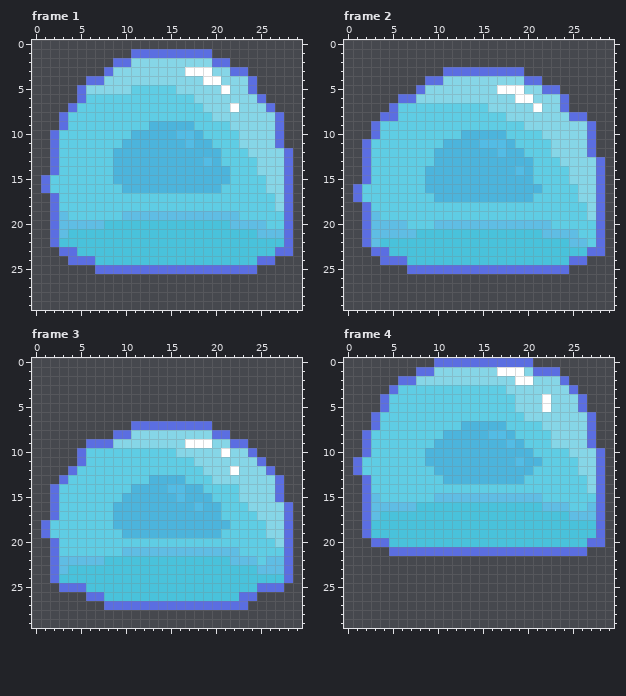
Pixel-art file -- slime.aseprite. Above is the file before it was changed.
30x30 pixels, 5 frames. Colours within 5 levels of each other are drawn and written as one. Shown: frame 1, frame 2, frame 3, frame 4. The commit also changed other frames, which this record leaves out.
The same view after the edit:
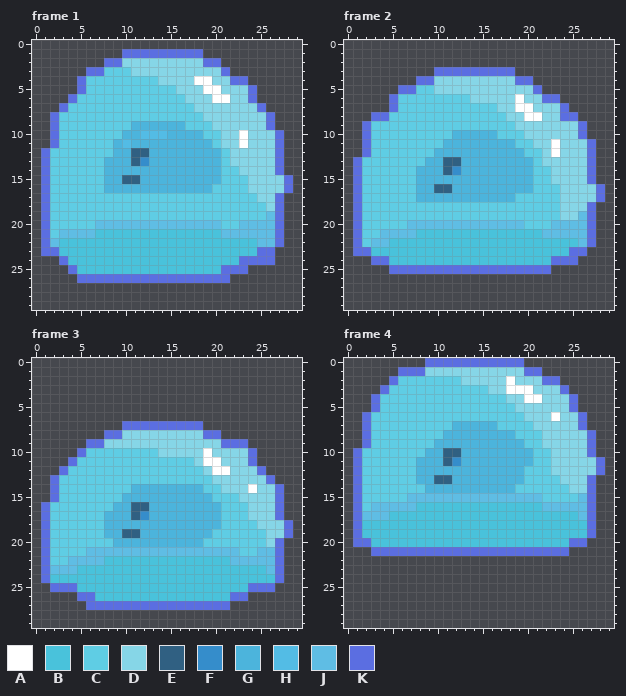
Palette (. is transparent): A #ffffff  B #49c2db  C #5fcde4  D #86d6e7  E #306082  F #358dcb  G #4cb4dc  H #53bce5  J #5fbde4  K #5b6ee1
Change:
layer "Up" now hidden
layer "left" added
Frame 1:
y 1: x 10 . -> K; x 19 K -> .
y 2: x 8 . -> K; x 10 K -> D; x 19 D -> K; x 21 K -> .
y 3: x 6..10 ..KDD -> KKCCC; x 17..19 AAA -> DDD; x 21..23 DKK -> K..
y 4: x 5..13 .KKDDDDDD -> KCCCCCCCC; x 18 D -> A; x 20 A -> D; x 22..24 DDK -> KK.
y 5: x 6..10 DDDDD -> CCCCC; x 19..21 DDA -> AAD
y 6: x 4..5 .K -> KC; x 17 C -> D; x 20..21 DD -> AA; x 24..25 DK -> K.
y 7: x 3..4 .K -> KC; x 18 C -> D; x 22 A -> D; x 25..26 DK -> K.
y 8: x 2..3 .K -> KC; x 19 C -> D; x 26..27 DK -> K.
y 9: x 2..3 .K -> KC; x 11..12 CC -> GG; x 17 G -> C; x 20..21 CC -> DD; x 26..27 DK -> K.
y 10: x 10 C -> G; x 12..14 GGG -> HHH; x 16..17 HH -> GG; x 21..23 CCD -> DDA
y 11: x 9..10 CG -> GH; x 17 H -> G; x 21..23 CCD -> DDA
y 12: x 1..2 .K -> KC; x 11..12 GG -> EE; x 22..23 CC -> DD; x 27..28 DK -> K.
y 13: x 1..2 .K -> KC; x 8 C -> G; x 11..12 GG -> EF; x 19 H -> G; x 22..24 CCC -> DDD; x 27..28 DK -> K.
y 14: x 1..2 .K -> KC; x 8 C -> G; x 21 G -> C; x 23..24 CC -> DD; x 27..28 DK -> K.
y 15: x 8 C -> G; x 10..11 GG -> EE; x 21 G -> C; x 24..25 CC -> DD
y 16: x 8..9 CC -> GG; x 20 G -> C; x 24..25 CC -> DD
y 17: x 1..2 .K -> KC; x 25..28 CCDK -> DDK.
y 18: x 1..2 .K -> KC; x 26..28 CDK -> DK.
y 19: x 1..3 .KJ -> KCC; x 10..22 JJJJJJJJJJJJJ -> CCCCCCCCCCCCC; x 26..28 CCK -> JK.
y 20: x 1..6 .KJJJJ -> KCCCCC; x 8..22 BBBBBBBBBBBBBBJ -> JJJJJJJJJJJJJCC; x 26..28 CCK -> JK.
y 21: x 1..2 .K -> KC; x 4..6 BBB -> JJJ; x 21..24 BBBB -> JJJJ; x 27..28 JK -> K.
y 22: x 1..2 .K -> KJ; x 25..28 BBBK -> JJK.
y 23: x 1..4 ..KK -> KKBB; x 25..28 BBKK -> KK..
y 24: x 3..6 .KKK -> KBBB; x 23..24 BB -> KK
y 25: x 4..20 ...KKKKKKKKKKKKKK -> KBBBBBBBBBBBBBBBB; x 24 K -> .
y 26: x 5..21 ................. -> KKKKKKKKKKKKKKKKK
Frame 2:
y 3: x 10 . -> K; x 19 K -> .
y 4: x 8 . -> K; x 10 K -> D; x 19 D -> K; x 21 K -> .
y 5: x 6..9 ..KD -> KKCC; x 17..19 AAA -> DDD; x 21..23 DKK -> K..
y 6: x 5..13 .KKDDDDDD -> KCCCCCCCC; x 20 A -> D; x 22..24 DDK -> KK.
y 7: x 16 D -> C; x 19..21 DDA -> AAD
y 8: x 3 . -> K; x 5 K -> C; x 20..21 DD -> AA; x 24 D -> K; x 26 K -> .
y 9: x 2..3 .K -> KC; x 19 C -> D; x 26..27 DK -> K.
y 10: x 2..3 .K -> KC; x 12 C -> G; x 17 G -> C; x 20..21 CC -> DD; x 26..27 DK -> K.
y 11: x 15..17 HHH -> GGG; x 21..23 CCD -> DDA
y 12: x 17 H -> G; x 22..23 CD -> DA
y 13: x 1..2 .K -> KC; x 9 C -> G; x 11..12 GG -> EE; x 22..23 CC -> DD; x 27..28 DK -> K.
y 14: x 1..2 .K -> KC; x 8 C -> G; x 11..12 GG -> EF; x 19 H -> G; x 23..24 CC -> DD; x 27..28 DK -> K.
y 15: x 1..2 .K -> KC; x 8 C -> G; x 23..24 CC -> DD; x 27..28 DK -> K.
y 16: x 8 C -> G; x 10..11 GG -> EE; x 21 G -> C; x 24..25 CC -> DD
y 17: x 8..9 CC -> GG; x 19..20 GG -> CC; x 24..25 CC -> DD
y 18: x 1..2 .K -> KC; x 24..28 CCCDK -> DDDK.
y 19: x 1..3 .KJ -> KCC; x 24..28 CCCDK -> DDJK.
y 20: x 1..9 .KJJJJCCC -> KCCCCCJJJ; x 20..28 JJJCCCCCK -> CCCJJJJK.
y 21: x 1..3 .KJ -> KCC; x 26..28 CCK -> JK.
y 22: x 1..2 .K -> KC; x 4 B -> J; x 25 J -> B; x 27..28 CK -> K.
y 23: x 1..4 ..KK -> KKBB; x 25..28 BBKK -> KK..
y 24: x 3 . -> K; x 5..6 KK -> BB; x 23..24 BB -> KK; x 26 K -> .
y 25: x 5..6 .. -> KK; x 23..24 KK -> ..
Frame 3:
y 7: x 10 . -> K; x 19 K -> .
y 8: x 8 . -> K; x 10 K -> D; x 19 D -> K; x 21 K -> .
y 9: x 8 K -> D; x 17..19 AAA -> DDD; x 21 D -> K
y 10: x 14..15 CC -> DD; x 19 D -> A; x 21 A -> D
y 11: x 4..5 .K -> KC; x 19..20 DD -> AA; x 24..25 DK -> K.
y 12: x 3..4 .K -> KC; x 20..22 DDA -> AAD; x 25..26 DK -> K.
y 13: x 2..3 .K -> KC; x 13..16 GGGG -> CCCC; x 26..27 DK -> K.
y 14: x 15..16 HH -> GG; x 21..22 CC -> DD; x 24 D -> A
y 15: x 16 H -> G
y 16: x 1..2 .K -> KC; x 11..12 GG -> EE; x 18 H -> G; x 27..28 DK -> K.
y 17: x 1..2 .K -> KC; x 8 C -> G; x 11..12 GG -> EF; x 24 C -> D; x 27..28 DK -> K.
y 18: x 8 C -> G; x 21 G -> C; x 25 C -> D
y 19: x 8..11 CCGG -> GGEE; x 20 G -> C
y 20: x 1..2 .K -> KC; x 9..18 CCCCCCCCCC -> GGGGGGGGGG; x 26..28 CDK -> DK.
y 21: x 1..2 .K -> KC; x 6..9 CCCC -> JJJJ; x 25..28 CCCK -> JJK.
y 22: x 1..3 .KJ -> KCC; x 25 C -> J; x 27..28 JK -> K.
y 23: x 1..2 .K -> KJ; x 4 B -> J; x 25 J -> B; x 27..28 JK -> K.
y 24: x 1..2 .K -> KB; x 27..28 BK -> K.
y 25: x 2 . -> K; x 5 K -> B; x 24 B -> K; x 27 K -> .
y 26: x 5 . -> K; x 7 K -> B; x 22 B -> K; x 24 K -> .
y 27: x 6..7 .. -> KK; x 22..23 KK -> ..
Frame 4:
y 0: x 9 . -> K; x 20 K -> .
y 1: x 6..7 .. -> KK; x 9 K -> D; x 17..20 AAAD -> DDDK; x 22..23 KK -> ..
y 2: x 5..12 .KKDDDDD -> KCCCCCCC; x 18..20 DAA -> ADD; x 22..24 DDK -> KK.
y 3: x 4..5 .K -> KC; x 16..20 CCDDD -> DDAAA; x 24..25 DK -> K.
y 4: x 3..4 .K -> KC; x 18 C -> D; x 20..22 DDA -> AAD; x 25..26 DK -> K.
y 5: x 3..4 .K -> KC; x 22 A -> D; x 25..26 DK -> K.
y 6: x 2..3 .K -> KC; x 23 D -> A; x 26..27 DK -> K.
y 7: x 2..3 .K -> KC; x 12 C -> G; x 17 G -> C; x 21 C -> D; x 26..27 DK -> K.
y 8: x 16..17 HH -> GG; x 22 C -> D
y 9: x 18 H -> G; x 22 C -> D
y 10: x 1..2 .K -> KC; x 11..12 GG -> EE; x 23..24 CC -> DD; x 27..28 DK -> K.
y 11: x 8 C -> G; x 11..12 GG -> EF; x 19 H -> G; x 21 G -> C; x 23..25 CCC -> DDD
y 12: x 8..9 CC -> GG; x 20 G -> C; x 23..25 CCC -> DDD
y 13: x 1..2 .K -> KC; x 8..11 CCCG -> GGEE; x 24..28 CCCDK -> DDDK.
y 14: x 1..2 .K -> KC; x 9..18 CCCCCCCCCC -> GGGGGGGGGG; x 25..28 CCDK -> DDK.
y 15: x 1..3 .KJ -> KCC; x 7..9 CCC -> JJJ; x 26..28 CCK -> JK.
y 16: x 1..2 .K -> KC; x 25..28 CCJK -> JJK.
y 17: x 1..2 .K -> KJ; x 4 B -> J; x 25 J -> B; x 27..28 JK -> K.
y 18..19: x 1..2 .K -> KB; x 27..28 BK -> K.
y 20: x 1..4 ..KK -> KKBB; x 25..28 BBKK -> KK..
y 21: x 3..4 .. -> KK; x 25..26 KK -> ..
Changed places in both pictures, as pixel boxes (x1, y1, x2, y2):
changed: (41, 49, 293, 283)
changed: (353, 67, 605, 274)
changed: (41, 421, 293, 610)
changed: (353, 358, 605, 556)
